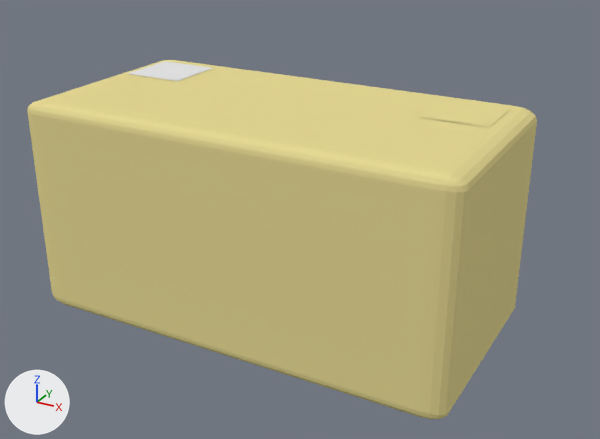
An edit to the Blender file View/Blender/Prozess/Message_Hashtag.blend, drawn before and after from the same camera.
One viewpoint serves both versions: a camera (50 mm lens) standing at (1.75, -2.99, 1.48) and looking at (0.12, -0.02, -0.01). Arrows for +X, +Y and +Z are at lower left; the lights stay in place.
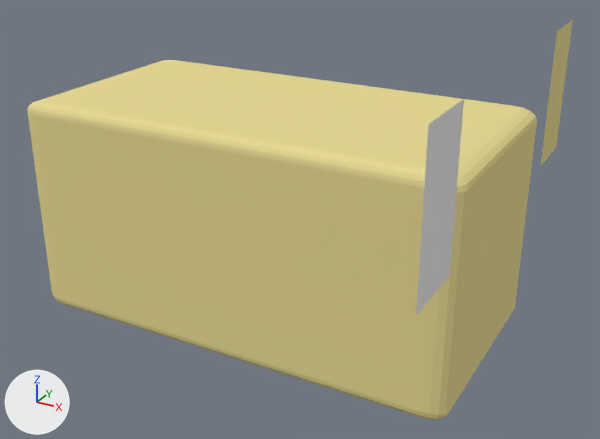
Where the newer file only moved an object's origin or applied its transform, the numbers keep the older frame.

The edits, one by one:
me_cube has 152 vertices, 150 faces and spans x -1.0..1.0, y -1.0..1.0, z -1.0..1.0.
me_cube is used by ob_cube; location (0.0, 0.0, 0.0); rotation (1.571, 4.712, 3.142), in degrees (90, 270, 180); scale (0.5, 1.0, 0.5).
me_cube part 1: the whole mesh is multiplied about its middle by the matrix ((0.0, 1.0, 0.0), (0.0, 0.0, 0.5), (0.5, 0.0, 0.0)).
Object 'Cube' (ob_cube) turns from (90, 270, 180) to (0, 0, 0) degrees about x, y and z.
Object 'Cube' (ob_cube) is rescaled from (0.5, 1.0, 0.5) to (1.0, 1.0, 1.0).

What differs and where, as boxes [x1, y1, x2, y2] in the pictures (600 x 439 px):
'Cube', turned, rescaled: [27, 60, 537, 419] in both
'Plane.002', reshaped (64% narrower, 407% taller): before [417, 99, 511, 127]; after [540, 20, 573, 166]
